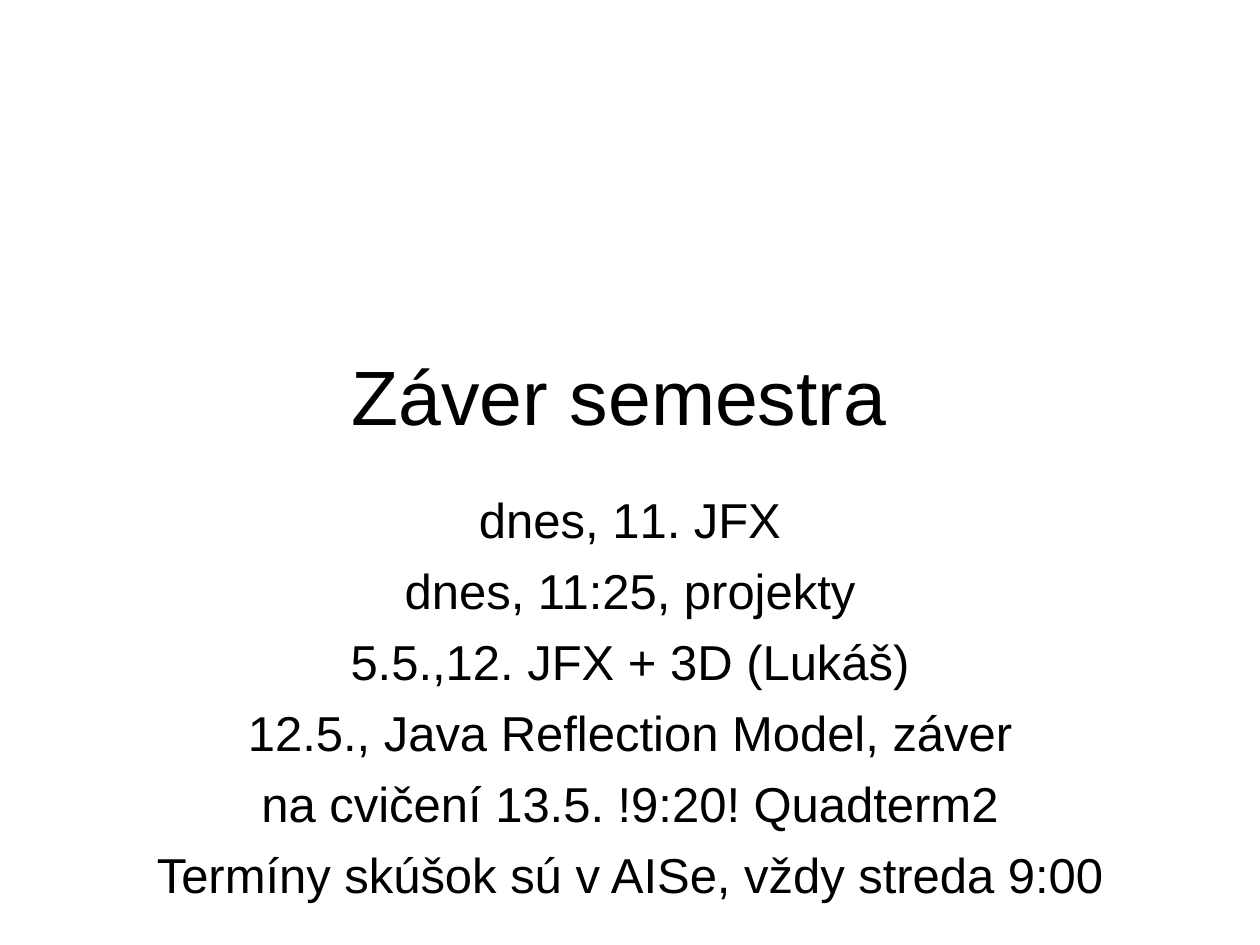
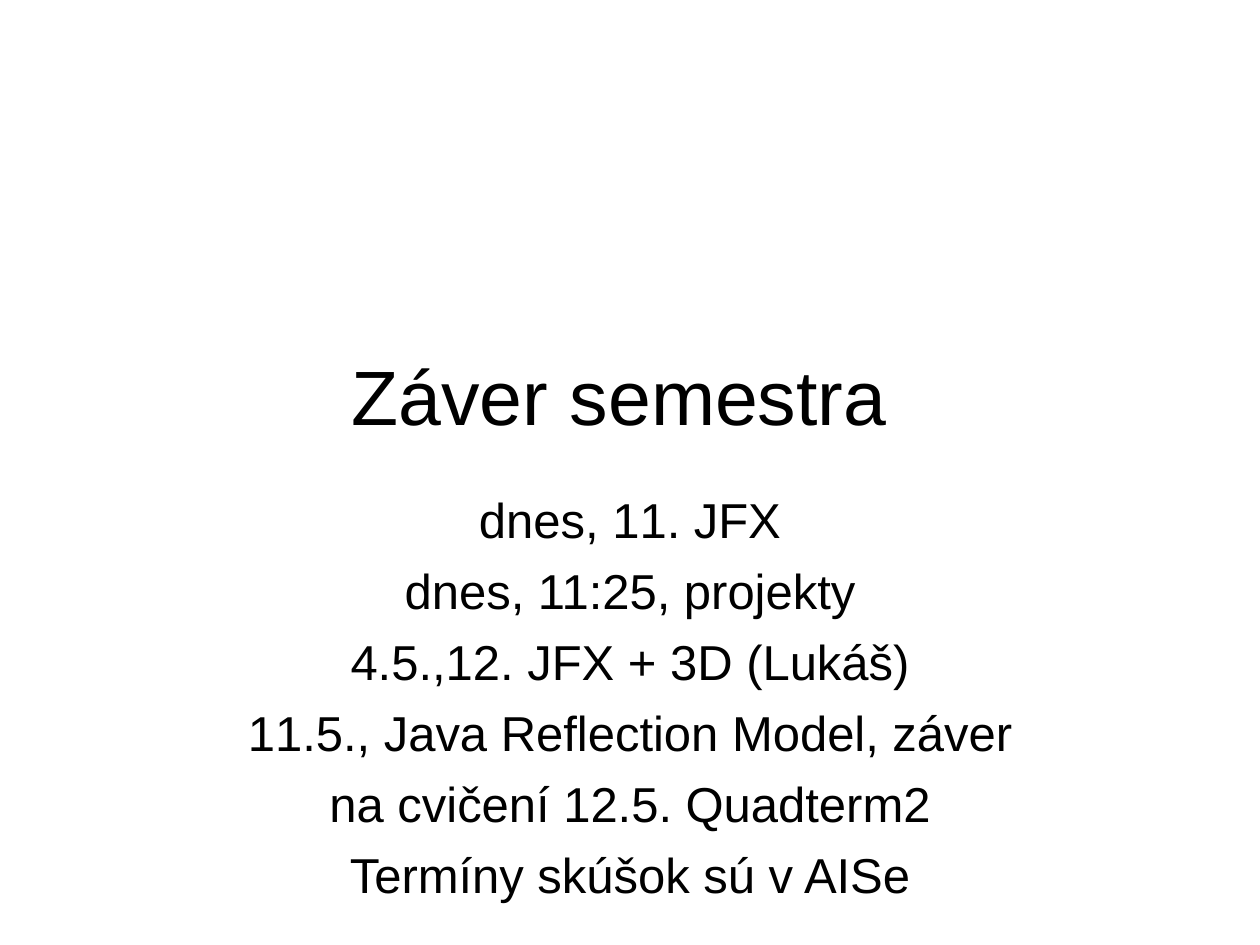
Before and after one commit to Programovanie4/Prednasky, a slide deck: slide 1 of 11/11_java.ppt. Drawn at 1260x945 pixels with LibreOffice and Linux fonts; fonts in the diff are those of the drawing. Boxes give left, top, right and bottom in pixels: in the first picture for what was removed or moved away, otherwise in the second. Text is boxed around its words. In the diff, an @@ line names an element or a change of style, - is before the commit and + after.

```diff
--- a/11/11_java.ppt
+++ b/11/11_java.ppt
@@ subtitle at (x1=248, y1=644, x2=1012, y2=903): text changed @@
-5.5.,12. JFX + 3D (Lukáš)
-12.5., Java Reflection Model, záver
-na cvičení 13.5. !9:20! Quadterm2
-Termíny skúšok sú v AISe, vždy streda 9:00
+4.5.,12. JFX + 3D (Lukáš)
+11.5., Java Reflection Model, záver
+na cvičení 12.5. Quadterm2
+Termíny skúšok sú v AISe
```
Also in this commit, not shown: 2 other files.
